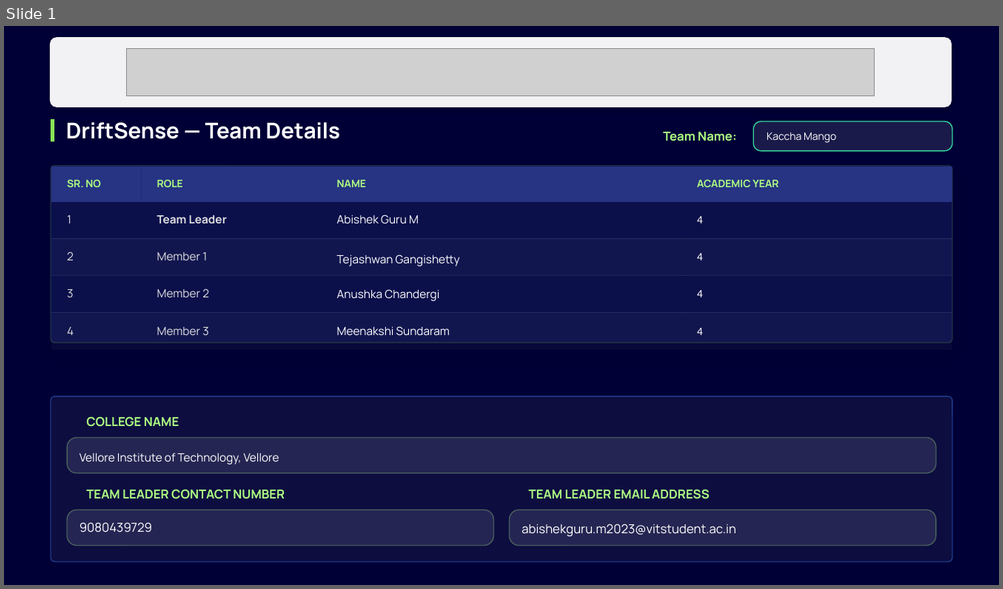
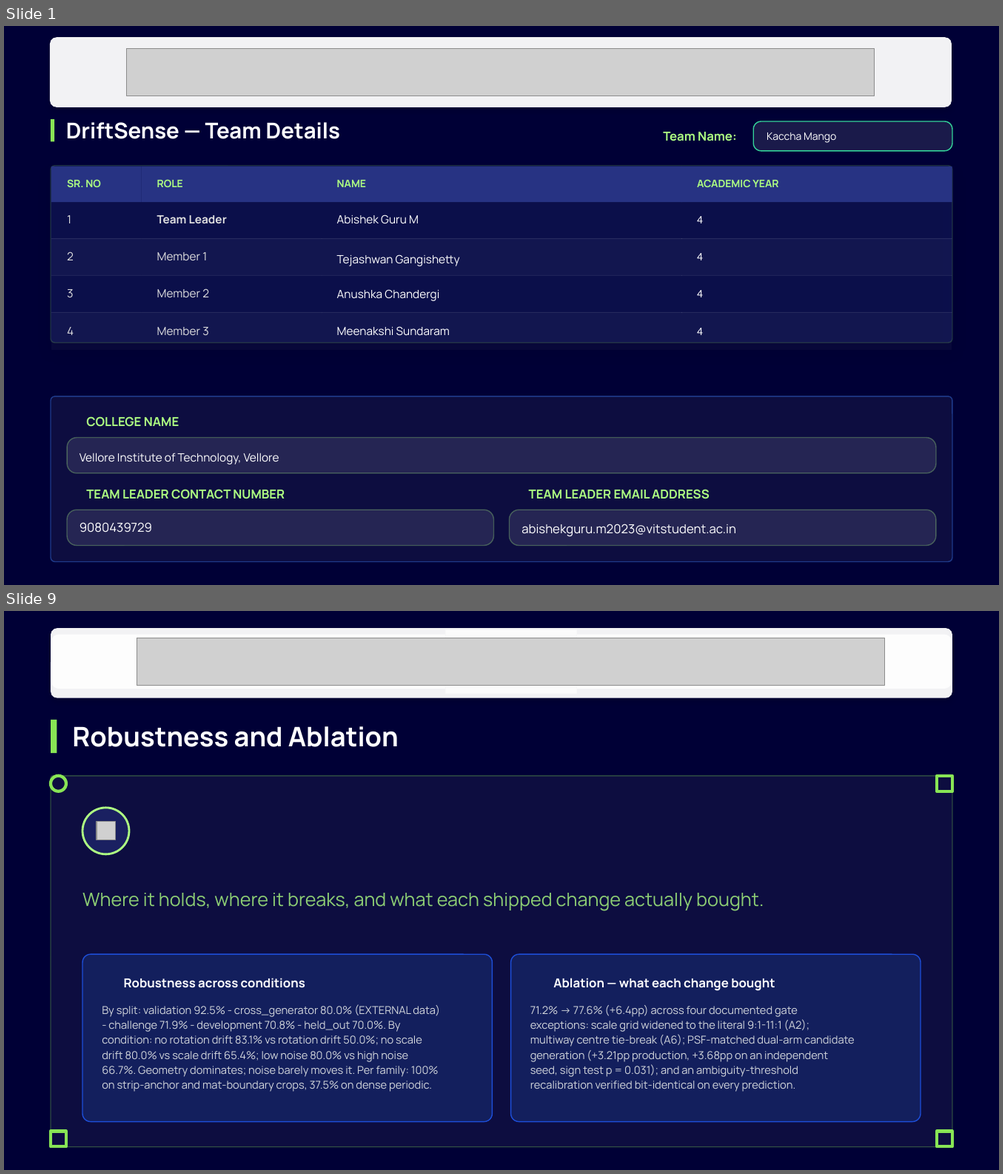
Before and after one commit to teja120805-cyber/Semicon-26---Kacha-Mango, a slide deck: Kaccha Mango_PS02.pptx. Shown one above the other, each under a label of ours: slide 1 before the commit, slides 1 and 9 after it; the slides between them are not shown. The pictures are 1003x589 and 1003x1174 pixels, drawn with LibreOffice and Linux fonts; fonts in the diff are those of the drawing; grey boxes stand for pictures; background and template pictures are left out; a plain dark background stands for a picture behind light text. Boxes give left, top, right and bottom in pixels: in the first picture for what was removed or moved away, otherwise in the second. Text is boxed around its words. In the diff, an @@ line names an element or a change of style, - is before the commit and + after.

```diff
--- a/Kaccha Mango_PS02.pptx
+++ b/Kaccha Mango_PS02.pptx
@@ slide 9 added at box(4, 611, 999, 1170), background picture (left out); not listed: 1 template element that a slide beside it also shows @@
@@ rectangle added at box(4, 611, 999, 1170), fill #000036 @@
@@ rounded rectangle added at box(51, 628, 951, 698), fill #FFFFFF at 95% opacity @@
@@ picture added at box(445, 629, 576, 694) @@
@@ rounded rectangle added at box(51, 634, 951, 689), fill #FFFFFF at 95% opacity @@
@@ picture added at box(136, 638, 885, 686) @@
@@ rectangle added at box(51, 720, 57, 754), fill #88E555 @@
@@ text added at box(72, 726, 398, 747), 26 pt, text #FFFFFF, bold @@
+Robustness and Ablation
@@ rounded rectangle added at box(51, 776, 951, 1147), fill #FFFFFF at 5% opacity, outline #88E555 1 pt @@
@@ rounded rectangle added at box(51, 776, 66, 792), outline #88E555 3 pt @@
@@ rectangle added at box(936, 776, 952, 792), outline #88E555 3 pt @@
@@ ellipse added at box(82, 808, 128, 854), fill #273383 at 50% opacity, outline #AEFF82 2 pt @@
@@ picture added at box(96, 822, 115, 841) @@
@@ text added at box(82, 893, 763, 911), 18 pt, text #AEFF82 at 80% opacity @@
+Where it holds, where it breaks, and what each shipped change actually bought.
@@ rounded rectangle added at box(82, 955, 492, 1123), fill #1E3A8A at 40% opacity, outline #1D4ED8 1 pt @@
@@ rounded rectangle added at box(511, 954, 920, 1122), fill #1E3A8A at 40% opacity, outline #1D4ED8 1 pt @@
@@ text added at box(124, 978, 305, 988), 12 pt, text #FFFFFF, bold @@
+Robustness across conditions
@@ text added at box(553, 978, 774, 991), 12 pt, text #FFFFFF, bold @@
+Ablation — what each change bought
@@ text added at box(102, 1005, 440, 1092), 10.5 pt, text #D1D5DB @@
+By split: validation 92.5% - cross_generator 80.0% (EXTERNAL data) - challenge 71.9% - development 70.8% - held_out 70.0%. By condition: no rotation drift 83.1% vs rotation drift 50.0%; no scale drift 80.0% vs scale drift 65.4%; low noise 80.0% vs high noise 66.7%. Geometry dominates; noise barely moves it. Per family: 100% on strip-anchor and mat-boundary crops, 37.5% on dense periodic.
@@ text added at box(530, 1005, 854, 1092), 10.5 pt, text #D1D5DB @@
+71.2% -> 77.6% (+6.4pp) across four documented gate exceptions: scale grid widened to the literal 9:1-11:1 (A2); multiway centre tie-break (A6); PSF-matched dual-arm candidate generation (+3.21pp production, +3.68pp on an independent seed, sign test p = 0.031); and an ambiguity-threshold recalibration verified bit-identical on every prediction.
@@ rectangle added at box(51, 1132, 66, 1147), outline #88E555 3 pt @@
@@ rectangle added at box(936, 1132, 952, 1147), outline #88E555 3 pt @@
```
Also in this commit, not shown: 8 slides changed, 5 other slides added, 24 other files.
